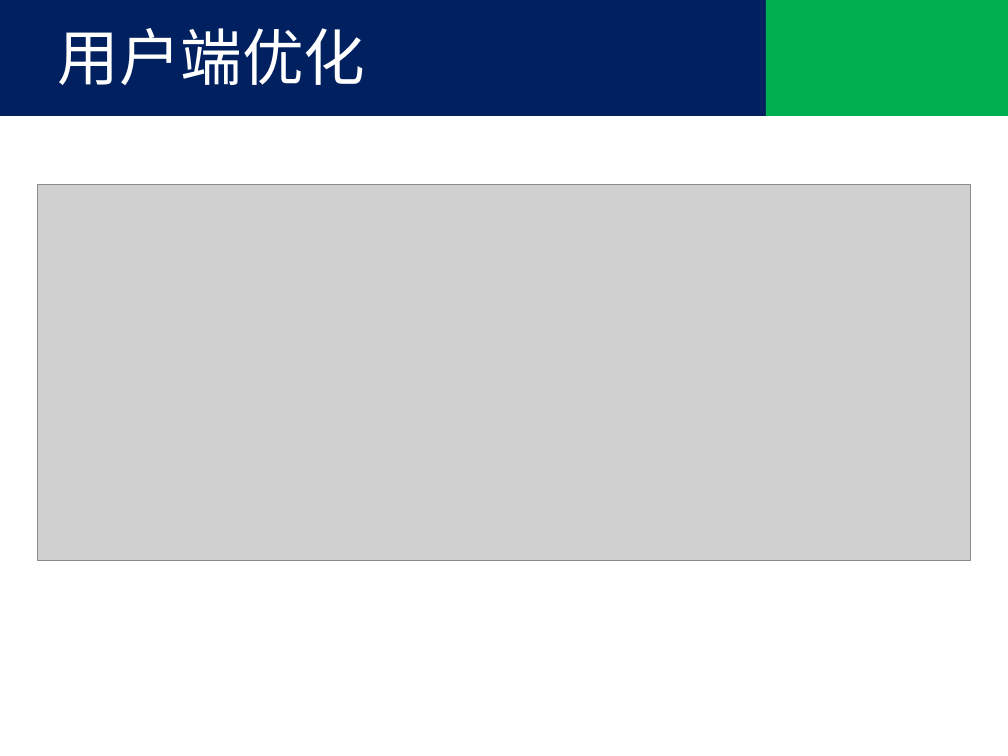
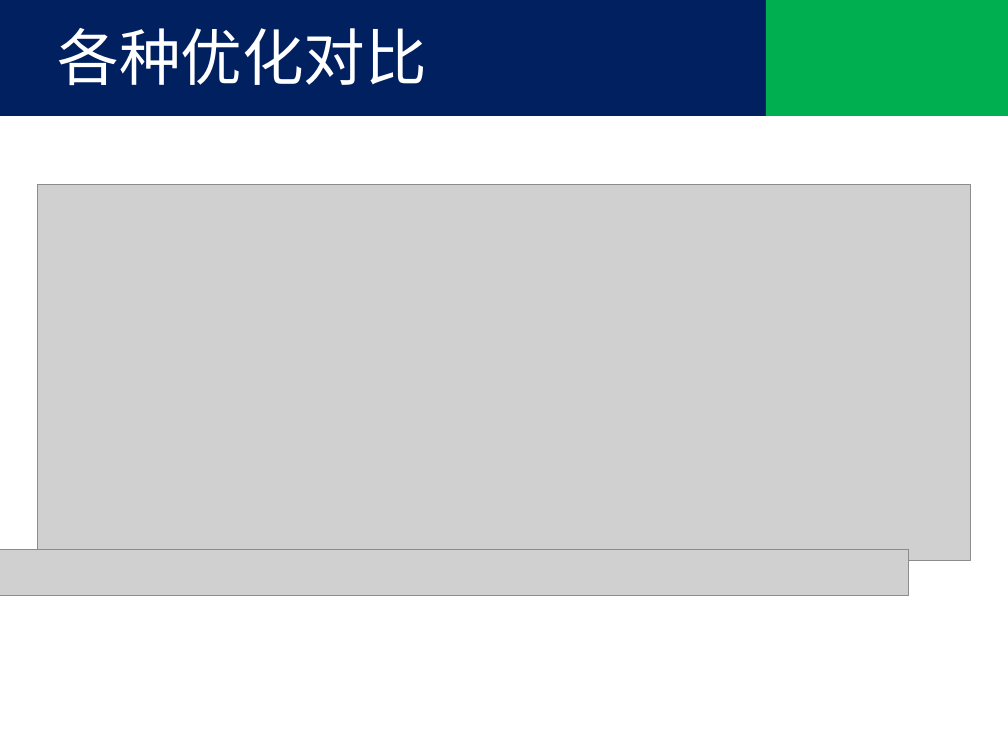
Before and after one commit to tjx222/javatrain, a slide deck: slide 2 of 前端优化.pptx (slide 6 before the commit). Drawn at 1008x756 pixels with LibreOffice and Linux fonts; fonts in the diff are those of the drawing; grey boxes stand for pictures; background and template pictures are left out. Boxes give left, top, right and bottom in pixels: in the first picture for what was removed or moved away, otherwise in the second. Text is boxed around its words. In the diff, an @@ line names an element or a change of style, - is before the commit and + after.

```diff
--- a/前端优化.pptx
+++ b/前端优化.pptx
@@ text at (58,28,428,86): text changed @@
-用户端优化
+各种优化对比
@@ picture added at (0,549,909,596) @@
```
Also in this commit, not shown: 6 other slides changed, 2 slides added.
